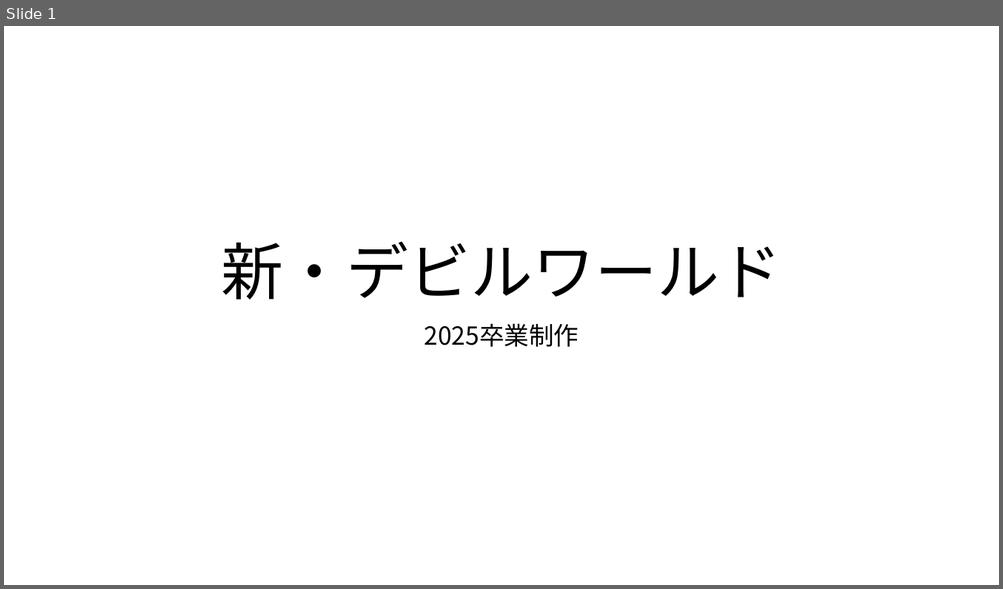
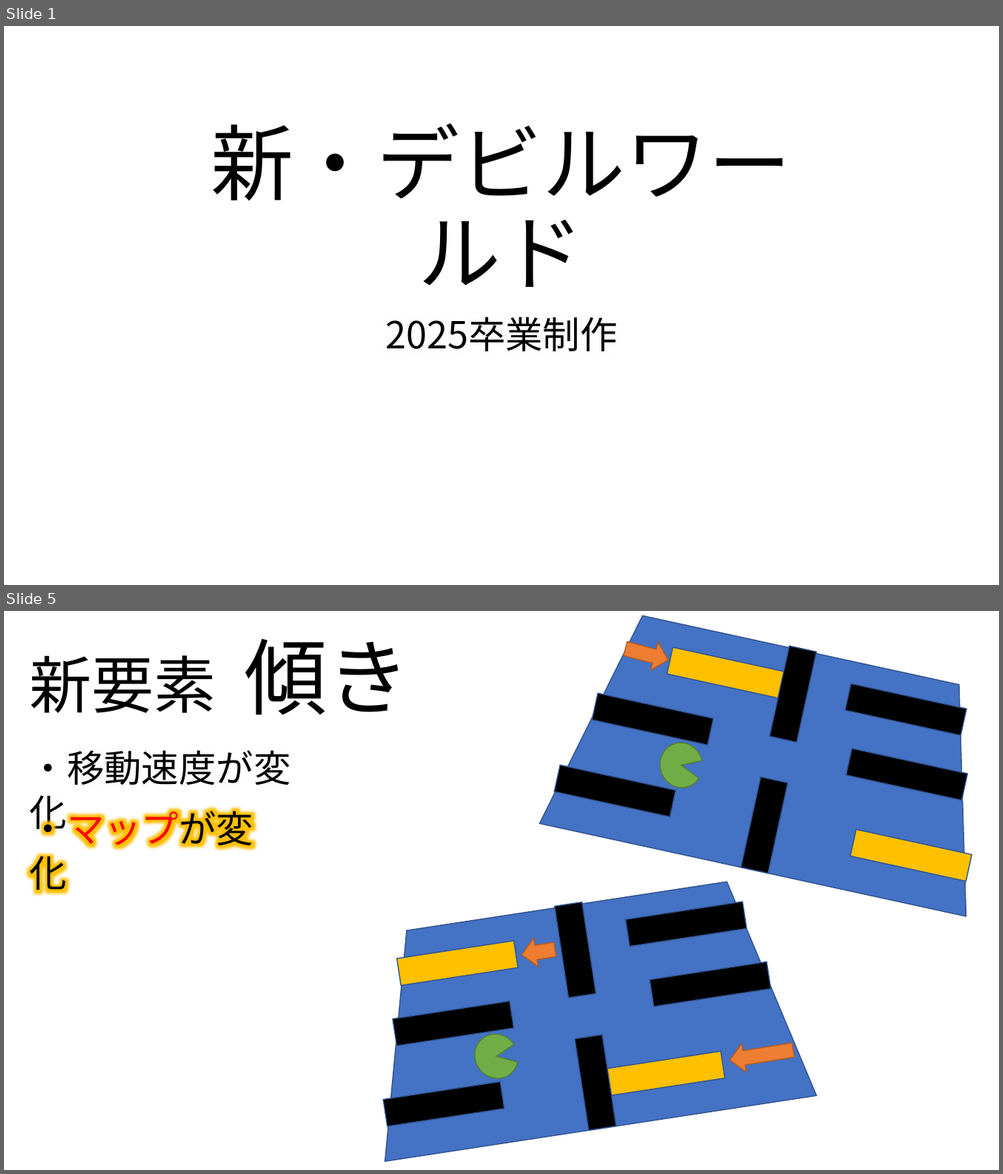
Before and after one commit to TomoyaKanazaki/Graduation, a slide deck: 99_pranning/00_本企画.pptx. Shown one above the other, each under a label of ours: slide 1 before the commit, slides 1 and 5 after it; the slides between them are not shown. The pictures are 1003x589 and 1003x1174 pixels, drawn with LibreOffice and Linux fonts; fonts in the diff are those of the drawing; background and template pictures are left out. Boxes give left, top, right and bottom in pixels: in the first picture for what was removed or moved away, otherwise in the second. Text is boxed around its words. In the diff, an @@ line names an element or a change of style, - is before the commit and + after.

```diff
--- a/99_pranning/00_本企画.pptx
+++ b/99_pranning/00_本企画.pptx
@@ slide 5 added at (4,611,999,1170), background picture (left out) @@
@@ title added at (30,638,410,715), 60 pt, text #000000 @@
+新要素 傾き
@@ group added at (539,611,999,917): 8 rectangles, 1 trapezoid, 1 pie slice (boxed as its full ellipse), 1 right arrow @@
@@ text added at (30,750,291,836), 36 pt, text #000000 @@
+・移動速度が変化
@@ text added at (30,805,253,897), 36 pt, text #000000 @@
+・マップが変化
@@ trapezoid added at (350,873,816,1162), fill #4472C4, outline #325491 1 pt @@
@@ rectangle added at (555,903,596,998), fill #000000, outline #325491 1 pt @@
@@ rectangle added at (626,902,747,948), fill #000000, outline #325491 1 pt @@
@@ rectangle added at (396,941,518,986), fill #FFC000, outline #325491 1 pt @@
@@ right arrow added at (519,935,557,969), fill #ED7D31, outline #AF5C24 1 pt @@
@@ rectangle added at (649,962,771,1007), fill #000000, outline #325491 1 pt @@
@@ rectangle added at (392,1002,515,1047), fill #000000, outline #325491 1 pt @@
@@ pie slice (boxed as its full ellipse) added at (466,1026,527,1088), fill #70AD47, outline #538035 1 pt @@
@@ rectangle added at (575,1035,616,1130), fill #000000, outline #325491 1 pt @@
@@ rectangle added at (604,1051,726,1096), fill #FFC000, outline #325491 1 pt @@
@@ right arrow added at (727,1036,795,1075), fill #ED7D31, outline #AF5C24 1 pt @@
@@ rectangle added at (383,1082,504,1128), fill #000000, outline #325491 1 pt @@
@@ slide 1 changed as well @@
@@ title "新・デビルワールド": place and size @@
-title "新・デビルワールド" at (222,241,781,300)
+title "新・デビルワールド" at (211,124,791,287)
@@ title "新・デビルワールド" at (211,124,791,287): size 60 to 80 pt @@
@@ subtitle "2025卒業制作": place and size @@
-subtitle "2025卒業制作" at (424,323,578,347)
+subtitle "2025卒業制作" at (385,317,617,352)
@@ subtitle "2025卒業制作" at (385,317,617,352): size 24 to 36 pt @@
```
Also in this commit, not shown: 2 other slides changed, 2 other slides added, 2 slides removed.
